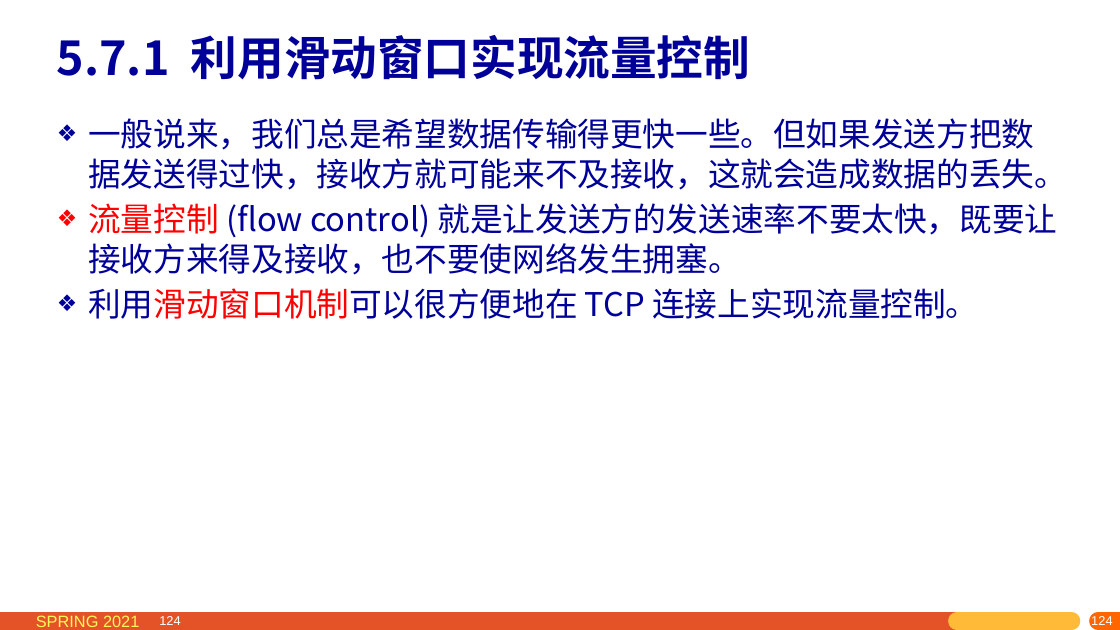
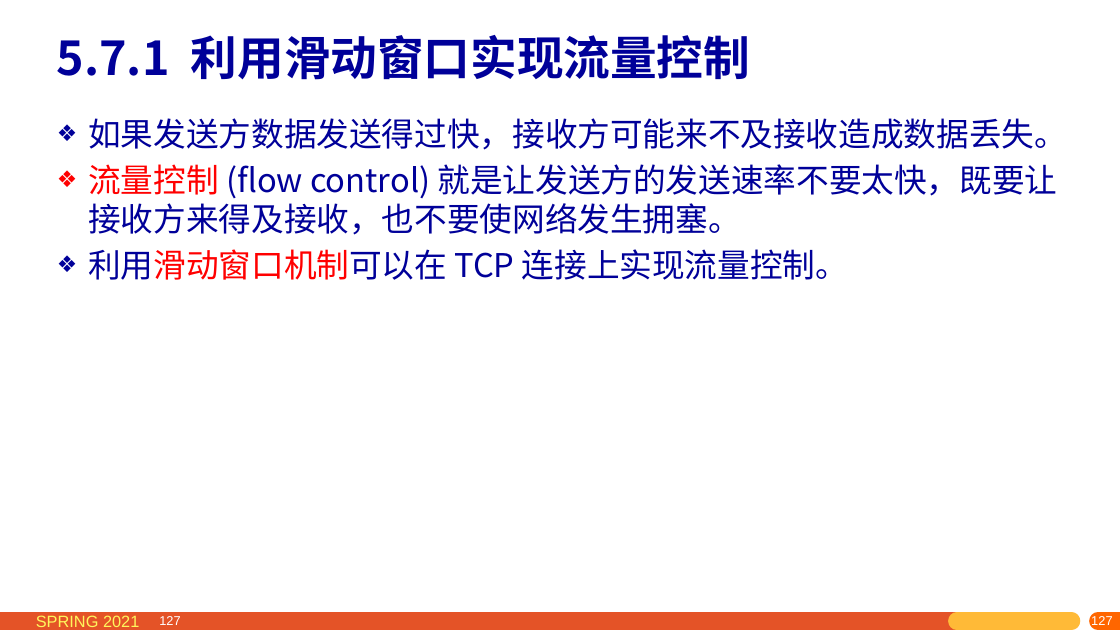
Before and after one commit to network-whu/2021, a slide deck: slide 127 of slides/instruction/05.pptx (slide 124 before the commit). Drawn at 1120x630 pixels with LibreOffice and Linux fonts; fonts in the diff are those of the drawing. Boxes give left, top, right and bottom in pixels: in the first picture for what was removed or moved away, otherwise in the second. Text is boxed around its words. In the diff, an @@ line names an element or a change of style, - is before the commit and + after.

```diff
--- a/slides/instruction/05.pptx
+++ b/slides/instruction/05.pptx
@@ text at (x1=88, y1=118, x2=1067, y2=150): text changed @@
-❖ 一般说来，我们总是希望数据传输得更快一些。但如果发送方把数据发送得过快，接收方就可能来不及接收，这就会造成数据的丢失。
+❖ 如果发送方数据发送得过快，接收方可能来不及接收造成数据丢失。
@@ text at (x1=88, y1=249, x2=848, y2=280): text changed @@
-❖ 利用滑动窗口机制可以很方便地在 TCP 连接上实现流量控制。
+❖ 利用滑动窗口机制可以在 TCP 连接上实现流量控制。
@@ page number at (x1=159, y1=616, x2=180, y2=625): text changed @@
-124
+127
@@ page number at (x1=904, y1=615, x2=1120, y2=630): text changed @@
-124
+127
@@ page number at (x1=1090, y1=615, x2=1111, y2=628): text changed @@
-124
+127
@@ page number at (x1=1104, y1=616, x2=1120, y2=625): text changed @@
-124
+127
```
Also in this commit, not shown: 85 other slides changed, 10 slides added, 1 slide removed, 3 other files.
